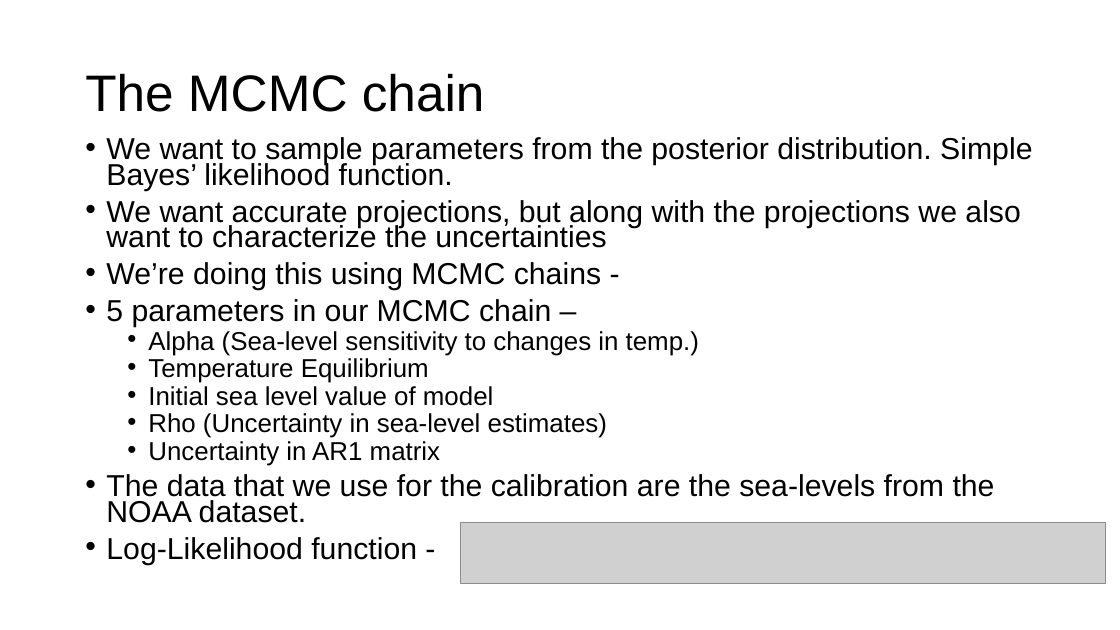
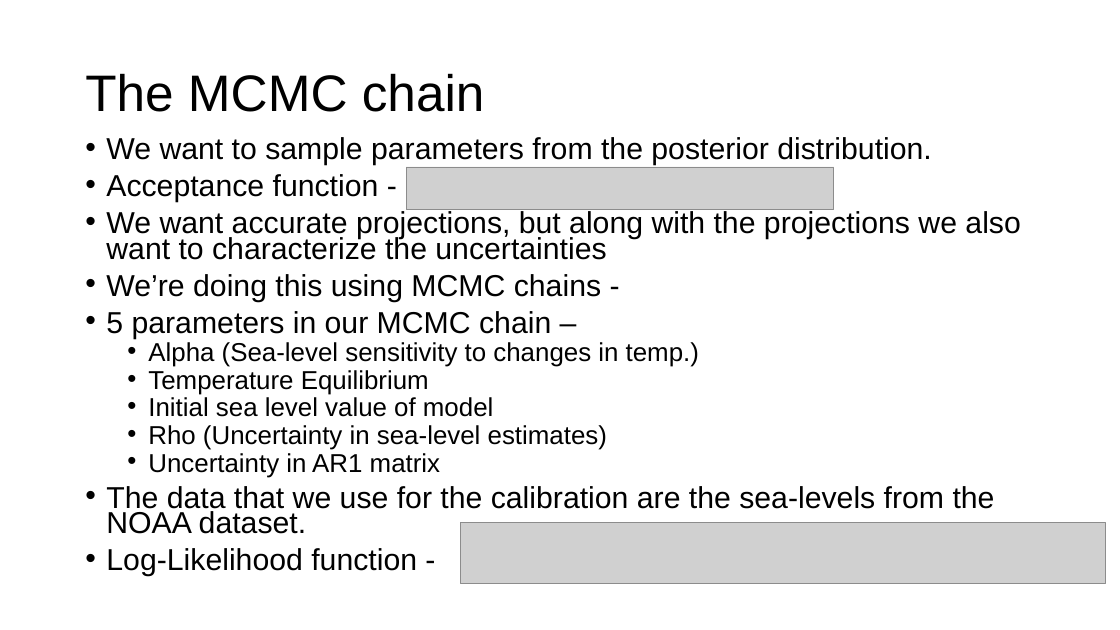
Before and after one commit to niharnandan/thesis, a slide deck: slide 9 of Mid Semester Presentation.pptx. Drawn at 1120x630 pixels with LibreOffice and Linux fonts; fonts in the diff are those of the drawing; grey boxes stand for pictures; background and template pictures are left out. Boxes give left, top, right and bottom in pixels: in the first picture for what was removed or moved away, otherwise in the second. Text is boxed around its words. In the diff, an @@ line names an element or a change of style, - is before the commit and + after.

Commit message:
changes to pptx

```diff
--- a/Mid Semester Presentation.pptx
+++ b/Mid Semester Presentation.pptx
@@ text at <box>106,137,931,203</box>: text changed @@
-• We want to sample parameters from the posterior distribution. Simple Bayes’ likelihood function.
+• We want to sample parameters from the posterior distribution.
+• Acceptance function -
@@ picture added at <box>406,167,833,210</box> @@
```
Also in this commit, not shown: 3 other slides changed.
